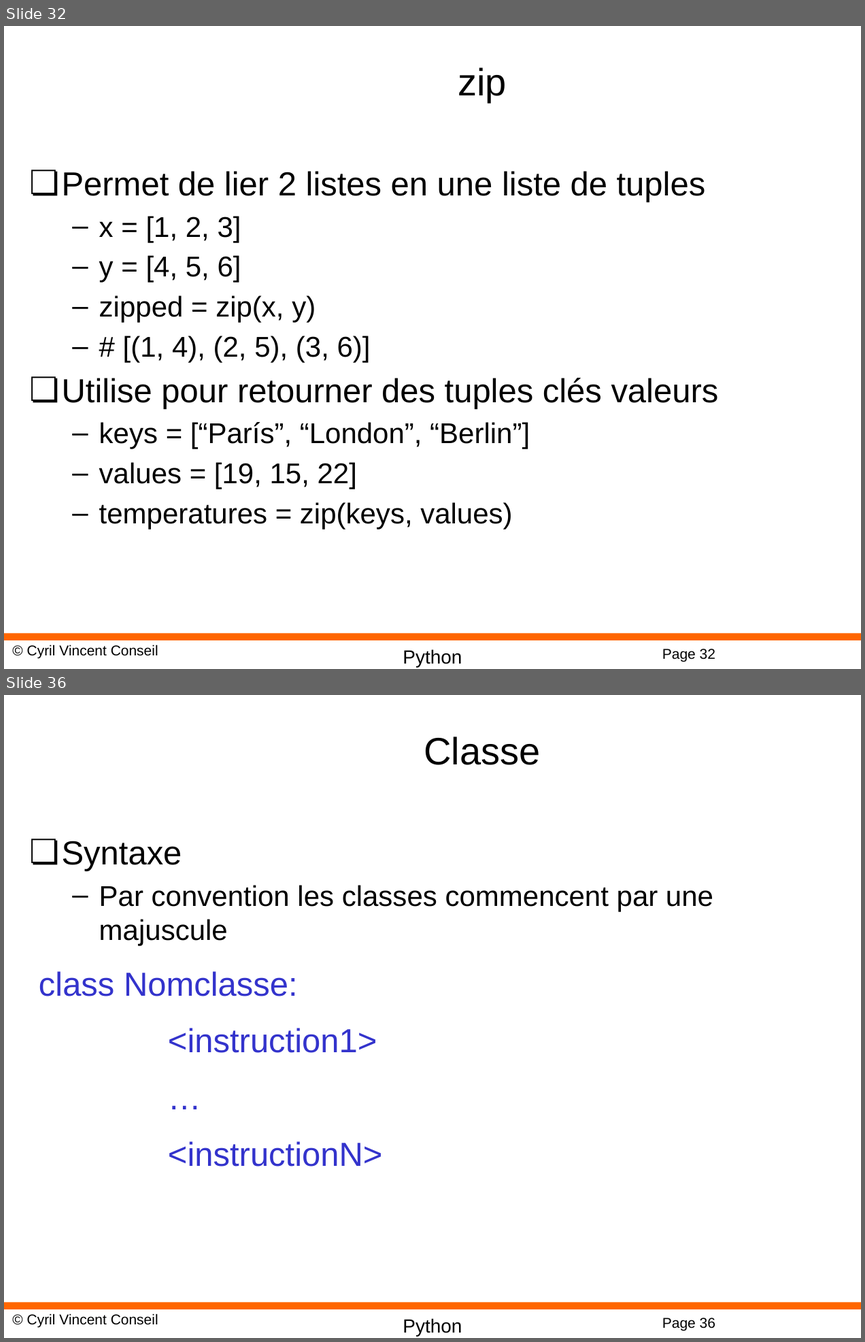
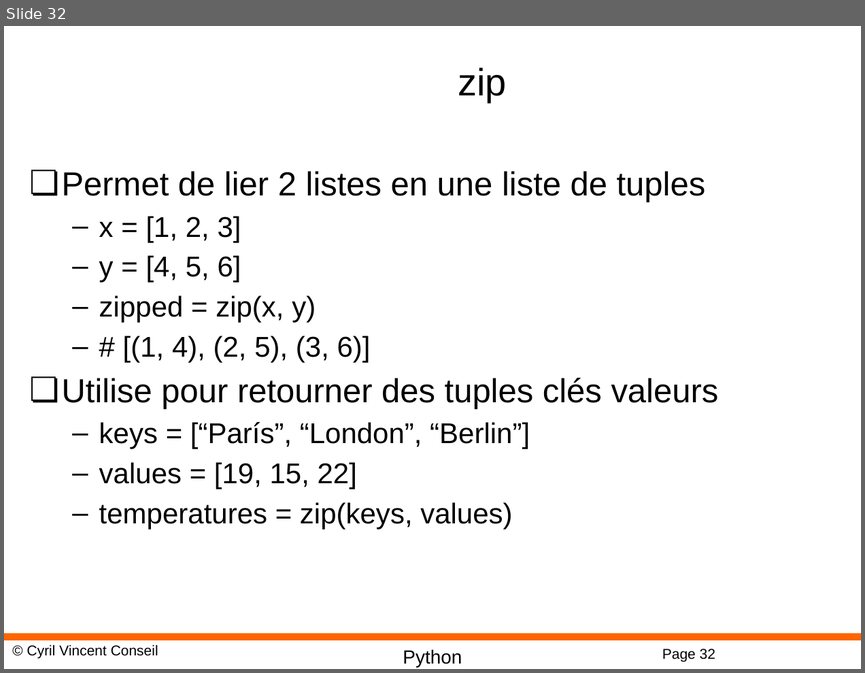
Before and after one commit to cyrilvincent/math, a slide deck: ppt/PythonMath02-Python.pptx. Shown one above the other, each under a label of ours: slides 32 and 36 before the commit, slide 32 after it; the slides between them are not shown. The pictures are 865x1342 and 865x673 pixels, drawn with LibreOffice and Linux fonts; fonts in the diff are those of the drawing; background and template pictures are left out. Boxes give left, top, right and bottom in pixels: in the first picture for what was removed or moved away, otherwise in the second. Text is boxed around its words. In the diff, an @@ line names an element or a change of style, - is before the commit and + after.

```diff
--- a/ppt/PythonMath02-Python.pptx
+++ b/ppt/PythonMath02-Python.pptx
@@ slide 36 removed at bbox=[4, 695, 861, 1338], background #FFFFFF; not listed: 4 template elements that a slide beside it also shows @@
@@ title removed at bbox=[424, 736, 540, 765] @@
-Classe
@@ text removed at bbox=[39, 841, 713, 1166] @@
-❏ Syntaxe
-  – Par convention les classes commencent par une majuscule
-class Nomclasse:
-<instruction1>
-…
-<instructionN>
```
Also in this commit, not shown: 26 other slides removed, 1 other file.
